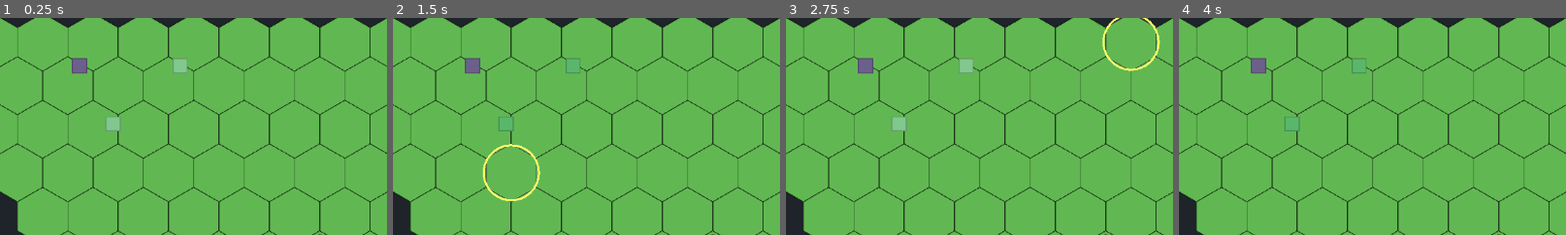
Above: before the commit, frames 1-4 (left to right).
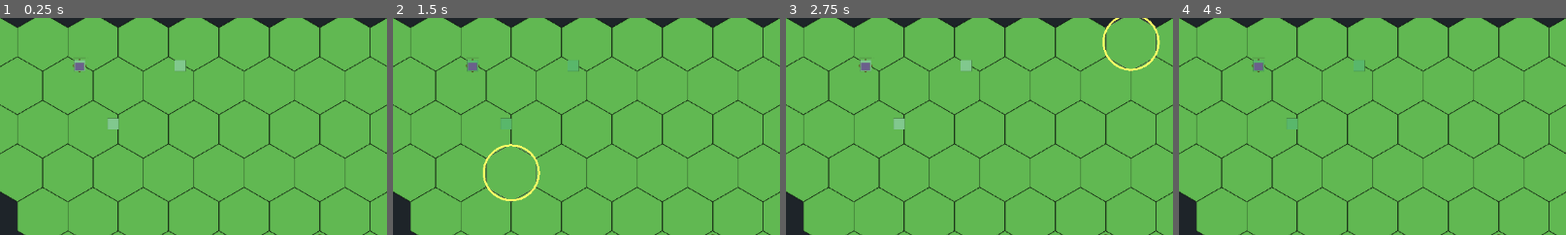
Above: after the commit, the same moments.

Repository: Joesalmon1985/logistics-rts-sim
Game: Godot game, scene res://client/scenes/economy_spectator_bot_demo.tscn
Same seed, same stepped clock (60 frames per second), same inputs: the game is played once before the commit and once after it. The project has no main scene, so this scene is started directly.
Inputs (mouse positions are % of the whole screen's width and height, from its top left):
- Up to frame 1 (0.25 s): no input
- Up to frame 2 (1.5 s): move the mouse to (60, 83) at 0.52 s; click (60, 83) at 0.67 s; move the mouse to (30, 55) at 1.27 s; click (30, 55) at 1.42 s
- Up to frame 3 (2.75 s): move the mouse to (60, 28) at 2.02 s; click (60, 28) at 2.17 s
- Up to frame 4 (4 s): move the mouse to (45, 70) at 2.77 s; click (45, 70) at 2.92 s; move the mouse to (80, 65) at 3.52 s; click (80, 65) at 3.67 s
The pictures show only the part of the screen within x 14-64%, y 23-73%; the shares and areas given below are measured in that part.

The runs differ from the first frame. In frame 1, 0.5% of the frame differs, in the area x 18-49%, y 18-53%; in frame 2, 0.4%; in frame 3, 0.5%; in frame 4, 0.4%.

Commit message:
feat: extend mock economy sprite atlas states
Upgrade to 32×32 frames with 21-animation contract including
carrying, ware types, and construction progress stages.

Co-authored-by: Cursor <cursoragent@cursor.com>

Diff:
--- a/godot_project/client/art/mock_economy_sprites.json
+++ b/godot_project/client/art/mock_economy_sprites.json
@@ -37,6 +37,16 @@
 			],
 			"loop": true
 		},
+		"carrier_carrying_loop": {
+			"fps": 8,
+			"frames": [
+				"carrier_carrying_loop_0",
+				"carrier_carrying_loop_1",
+				"carrier_carrying_loop_2",
+				"carrier_carrying_loop_3"
+			],
+			"loop": true
+		},
 		"carrier_idle": {
 			"fps": 8,
 			"frames": [
@@ -72,6 +82,30 @@
 			],
 			"loop": true
 		},
+		"construction_progress_25": {
+			"fps": 8,
+			"frames": [
+				"construction_progress_25_0",
+				"construction_progress_25_1"
+			],
+			"loop": true
+		},
+		"construction_progress_50": {
+			"fps": 8,
+			"frames": [
+				"construction_progress_50_0",
+				"construction_progress_50_1"
+			],
+			"loop": true
+		},
+		"construction_progress_75": {
+			"fps": 8,
+			"frames": [
+				"construction_progress_75_0",
+				"construction_progress_75_1"
+			],
+			"loop": true
+		},
 		"construction_progress_loop": {
 			"fps": 8,
 			"frames": [
@@ -129,6 +163,26 @@
 			],
 			"loop": true
 		},
+		"ware_plank_move_loop": {
+			"fps": 8,
+			"frames": [
+				"ware_plank_move_loop_0",
+				"ware_plank_move_loop_1",
+				"ware_plank_move_loop_2",
+				"ware_plank_move_loop_3"
+			],
+			"loop": true
+		},
+		"ware_stone_move_loop": {
+			"fps": 8,
+			"frames": [
+				"ware_stone_move_loop_0",
+				"ware_stone_move_loop_1",
+				"ware_stone_move_loop_2",
+				"ware_stone_move_loop_3"
+			],
+			"loop": true
+		},
 		"warning_blocked_loop": {
 			"fps": 8,
 			"frames": [
@@ -141,303 +195,411 @@
 		}
 	},
 	"frame_size": [
-		16,
-		16
+		32,
+		32
 	],
 	"frames": {
 		"building_activity_pulse_0": {
-			"h": 16,
-			"w": 16,
-			"x": 64,
-			"y": 48
+			"h": 32,
+			"w": 32,
+			"x": 0,
+			"y": 160
 		},
 		"building_activity_pulse_1": {
-			"h": 16,
-			"w": 16,
-			"x": 80,
-			"y": 48
+			"h": 32,
+			"w": 32,
+			"x": 32,
+			"y": 160
 		},
 		"building_activity_pulse_2": {
-			"h": 16,
-			"w": 16,
-			"x": 96,
-			"y": 48
+			"h": 32,
+			"w": 32,
+			"x": 64,
+			"y": 160
 		},
 		"building_blocked_loop_0": {
-			"h": 16,
-			"w": 16,
-			"x": 0,
-			"y": 48
+			"h": 32,
+			"w": 32,
+			"x": 128,
+			"y": 128
 		},
 		"building_blocked_loop_1": {
-			"h": 16,
-			"w": 16,
-			"x": 16,
-			"y": 48
+			"h": 32,
+			"w": 32,
+			"x": 160,
+			"y": 128
 		},
 		"building_blocked_loop_2": {
-			"h": 16,
-			"w": 16,
-			"x": 32,
-			"y": 48
+			"h": 32,
+			"w": 32,
+			"x": 192,
+			"y": 128
 		},
 		"building_blocked_loop_3": {
-			"h": 16,
-			"w": 16,
-			"x": 48,
-			"y": 48
+			"h": 32,
+			"w": 32,
+			"x": 224,
+			"y": 128
 		},
 		"building_idle_0": {
-			"h": 16,
-			"w": 16,
-			"x": 32,
-			"y": 32
+			"h": 32,
+			"w": 32,
+			"x": 192,
+			"y": 96
 		},
 		"building_idle_1": {
-			"h": 16,
-			"w": 16,
-			"x": 48,
-			"y": 32
+			"h": 32,
+			"w": 32,
+			"x": 224,
+			"y": 96
 		},
 		"building_working_loop_0": {
-			"h": 16,
-			"w": 16,
-			"x": 64,
-			"y": 32
+			"h": 32,
+			"w": 32,
+			"x": 0,
+			"y": 128
 		},
 		"building_working_loop_1": {
-			"h": 16,
-			"w": 16,
-			"x": 80,
-			"y": 32
+			"h": 32,
+			"w": 32,
+			"x": 32,
+			"y": 128
 		},
 		"building_working_loop_2": {
-			"h": 16,
-			"w": 16,
-			"x": 96,
-			"y": 32
+			"h": 32,
+			"w": 32,
+			"x": 64,
+			"y": 128
 		},
 		"building_working_loop_3": {
-			"h": 16,
-			"w": 16,
-			"x": 112,
+			"h": 32,
+			"w": 32,
+			"x": 96,
+			"y": 128
+		},
+		"carrier_carrying_loop_0": {
+			"h": 32,
+			"w": 32,
+			"x": 192,
+			"y": 0
+		},
+		"carrier_carrying_loop_1": {
+			"h": 32,
+			"w": 32,
+			"x": 224,
+			"y": 0
+		},
+		"carrier_carrying_loop_2": {
+			"h": 32,
+			"w": 32,
+			"x": 0,
+			"y": 32
+		},
+		"carrier_carrying_loop_3": {
+			"h": 32,
+			"w": 32,
+			"x": 32,
 			"y": 32
 		},
 		"carrier_idle_0": {
-			"h": 16,
-			"w": 16,
+			"h": 32,
+			"w": 32,
 			"x": 0,
 			"y": 0
 		},
 		"carrier_idle_1": {
-			"h": 16,
-			"w": 16,
-			"x": 16,
+			"h": 32,
+			"w": 32,
+			"x": 32,
 			"y": 0
 		},
 		"carrier_move_loop_0": {
-			"h": 16,
-			"w": 16,
-			"x": 32,
+			"h": 32,
+			"w": 32,
+			"x": 64,
 			"y": 0
 		},
 		"carrier_move_loop_1": {
-			"h": 16,
-			"w": 16,
-			"x": 48,
+			"h": 32,
+			"w": 32,
+			"x": 96,
 			"y": 0
 		},
 		"carrier_move_loop_2": {
-			"h": 16,
-			"w": 16,
-			"x": 64,
+			"h": 32,
+			"w": 32,
+			"x": 128,
 			"y": 0
 		},
 		"carrier_move_loop_3": {
-			"h": 16,
-			"w": 16,
-			"x": 80,
+			"h": 32,
+			"w": 32,
+			"x": 160,
 			"y": 0
 		},
 		"construction_complete_pulse_0": {
-			"h": 16,
-			"w": 16,
-			"x": 80,
-			"y": 64
+			"h": 32,
+			"w": 32,
+			"x": 224,
+			"y": 192
 		},
 		"construction_complete_pulse_1": {
-			"h": 16,
-			"w": 16,
-			"x": 96,
-			"y": 64
+			"h": 32,
+			"w": 32,
+			"x": 0,
+			"y": 224
 		},
 		"construction_complete_pulse_2": {
-			"h": 16,
-			"w": 16,
-			"x": 112,
-			"y": 64
+			"h": 32,
+			"w": 32,
+			"x": 32,
+			"y": 224
 		},
 		"construction_idle_0": {
-			"h": 16,
-			"w": 16,
-			"x": 112,
-			"y": 48
+			"h": 32,
+			"w": 32,
+			"x": 96,
+			"y": 160
 		},
 		"construction_idle_1": {
-			"h": 16,
-			"w": 16,
-			"x": 0,
-			"y": 64
+			"h": 32,
+			"w": 32,
+			"x": 128,
+			"y": 160
+		},
+		"construction_progress_25_0": {
+			"h": 32,
+			"w": 32,
+			"x": 160,
+			"y": 160
+		},
+		"construction_progress_25_1": {
+			"h": 32,
+			"w": 32,
+			"x": 192,
+			"y": 160
+		},
+		"construction_progress_50_0": {
+			"h": 32,
+			"w": 32,
+			"x": 224,
+			"y": 160
+		},
+		"construction_progress_50_1": {
+			"h": 32,
+			"w": 32,
+			"x": 0,
+			"y": 192
+		},
+		"construction_progress_75_0": {
+			"h": 32,
+			"w": 32,
+			"x": 32,
+			"y": 192
+		},
+		"construction_progress_75_1": {
+			"h": 32,
+			"w": 32,
+			"x": 64,
+			"y": 192
 		},
 		"construction_progress_loop_0": {
-			"h": 16,
-			"w": 16,
-			"x": 16,
-			"y": 64
+			"h": 32,
+			"w": 32,
+			"x": 96,
+			"y": 192
 		},
 		"construction_progress_loop_1": {
-			"h": 16,
-			"w": 16,
-			"x": 32,
-			"y": 64
+			"h": 32,
+			"w": 32,
+			"x": 128,
+			"y": 192
 		},
 		"construction_progress_loop_2": {
-			"h": 16,
-			"w": 16,
-			"x": 48,
-			"y": 64
+			"h": 32,
+			"w": 32,
+			"x": 160,
+			"y": 192
 		},
 		"construction_progress_loop_3": {
-			"h": 16,
-			"w": 16,
-			"x": 64,
-			"y": 64
+			"h": 32,
+			"w": 32,
+			"x": 192,
+			"y": 192
 		},
 		"road_flow_loop_0": {
-			"h": 16,
-			"w": 16,
-			"x": 96,
-			"y": 16
+			"h": 32,
+			"w": 32,
+			"x": 64,
+			"y": 96
 		},
 		"road_flow_loop_1": {
-			"h": 16,
-			"w": 16,
-			"x": 112,
-			"y": 16
+			"h": 32,
+			"w": 32,
+			"x": 96,
+			"y": 96
 		},
 		"road_flow_loop_2": {
-			"h": 16,
-			"w": 16,
-			"x": 0,
-			"y": 32
+			"h": 32,
+			"w": 32,
+			"x": 128,
+			"y": 96
 		},
 		"road_flow_loop_3": {
-			"h": 16,
-			"w": 16,
-			"x": 16,
-			"y": 32
+			"h": 32,
+			"w": 32,
+			"x": 160,
+			"y": 96
 		},
 		"storage_activity_pulse_0": {
-			"h": 16,
-			"w": 16,
-			"x": 32,
-			"y": 80
+			"h": 32,
+			"w": 32,
+			"x": 128,
+			"y": 224
 		},
 		"storage_activity_pulse_1": {
-			"h": 16,
-			"w": 16,
-			"x": 48,
-			"y": 80
+			"h": 32,
+			"w": 32,
+			"x": 160,
+			"y": 224
 		},
 		"storage_activity_pulse_2": {
-			"h": 16,
-			"w": 16,
-			"x": 64,
-			"y": 80
+			"h": 32,
+			"w": 32,
+			"x": 192,
+			"y": 224
 		},
 		"storage_idle_0": {
-			"h": 16,
-			"w": 16,
-			"x": 0,
-			"y": 80
+			"h": 32,
+			"w": 32,
+			"x": 64,
+			"y": 224
 		},
 		"storage_idle_1": {
-			"h": 16,
-			"w": 16,
-			"x": 16,
-			"y": 80
+			"h": 32,
+			"w": 32,
+			"x": 96,
+			"y": 224
 		},
 		"ware_generic_move_loop_0": {
-			"h": 16,
-			"w": 16,
-			"x": 32,
-			"y": 16
+			"h": 32,
+			"w": 32,
+			"x": 192,
+			"y": 64
 		},
 		"ware_generic_move_loop_1": {
-			"h": 16,
-			"w": 16,
-			"x": 48,
-			"y": 16
+			"h": 32,
+			"w": 32,
+			"x": 224,
+			"y": 64
 		},
 		"ware_generic_move_loop_2": {
-			"h": 16,
-			"w": 16,
-			"x": 64,
-			"y": 16
+			"h": 32,
+			"w": 32,
+			"x": 0,
+			"y": 96
 		},
 		"ware_generic_move_loop_3": {
-			"h": 16,
-			"w": 16,
-			"x": 80,
-			"y": 16
+			"h": 32,
+			"w": 32,
+			"x": 32,
+			"y": 96
 		},
 		"ware_log_move_loop_0": {
-			"h": 16,
-			"w": 16,
-			"x": 96,
-			"y": 0
+			"h": 32,
+			"w": 32,
+			"x": 64,
+			"y": 32
 		},
 		"ware_log_move_loop_1": {
-			"h": 16,
-			"w": 16,
-			"x": 112,
-			"y": 0
+			"h": 32,
+			"w": 32,
+			"x": 96,
+			"y": 32
 		},
 		"ware_log_move_loop_2": {
-			"h": 16,
-			"w": 16,
-			"x": 0,
-			"y": 16
+			"h": 32,
+			"w": 32,
+			"x": 128,
+			"y": 32
 		},
 		"ware_log_move_loop_3": {
-			"h": 16,
-			"w": 16,
-			"x": 16,
-			"y": 16
+			"h": 32,
+			"w": 32,
+			"x": 160,
+			"y": 32
+		},
+		"ware_plank_move_loop_0": {
+			"h": 32,
+			"w": 32,
+			"x": 192,
+			"y": 32
+		},
+		"ware_plank_move_loop_1": {
+			"h": 32,
+			"w": 32,
+			"x": 224,
+			"y": 32
+		},
+		"ware_plank_move_loop_2": {
+			"h": 32,
+			"w": 32,
+			"x": 0,
+			"y": 64
+		},
+		"ware_plank_move_loop_3": {
+			"h": 32,
+			"w": 32,
+			"x": 32,
+			"y": 64
+		},
+		"ware_stone_move_loop_0": {
+			"h": 32,
+			"w": 32,
+			"x": 64,
+			"y": 64
+		},
+		"ware_stone_move_loop_1": {
+			"h": 32,
+			"w": 32,
+			"x": 96,
+			"y": 64
+		},
+		"ware_stone_move_loop_2": {
+			"h": 32,
+			"w": 32,
+			"x": 128,
+			"y": 64
+		},
+		"ware_stone_move_loop_3": {
+			"h": 32,
+			"w": 32,
+			"x": 160,
+			"y": 64
 		},
 		"warning_blocked_loop_0": {
-			"h": 16,
-			"w": 16,
-			"x": 80,
-			"y": 80
+			"h": 32,
+			"w": 32,
+			"x": 224,
+			"y": 224
 		},
 		"warning_blocked_loop_1": {
-			"h": 16,
-			"w": 16,
-			"x": 96,
-			"y": 80
+			"h": 32,
+			"w": 32,
+			"x": 0,
+			"y": 256
 		},
 		"warning_blocked_loop_2": {
-			"h": 16,
-			"w": 16,
-			"x": 112,
-			"y": 80
+			"h": 32,
+			"w": 32,
+			"x": 32,
+			"y": 256
 		},
 		"warning_blocked_loop_3": {
-			"h": 16,
-			"w": 16,
-			"x": 0,
-			"y": 96
+			"h": 32,
+			"w": 32,
+			"x": 64,
+			"y": 256
 		}
 	},
 	"texture": "mock_economy_sprites.png"
--- a/godot_project/client/tools/generate_mock_economy_atlas.gd
+++ b/godot_project/client/tools/generate_mock_economy_atlas.gd
@@ -1,27 +1,33 @@
 extends SceneTree
 
-## Generates placeholder mock economy spritesheet PNG + JSON (RUN_05C).
+## Generates placeholder mock economy spritesheet PNG + JSON (RUN_05C.2).
 
-const FRAME_W: int = 16
-const FRAME_H: int = 16
+const FRAME_W: int = 32
+const FRAME_H: int = 32
 const OUTPUT_DIR: String = "res://client/art"
 
 const ANIMATIONS: Dictionary = {
-	"carrier_idle": {"count": 2, "base": Color(0.55, 0.35, 0.15), "delta": 0.08},
-	"carrier_move_loop": {"count": 4, "base": Color(0.95, 0.65, 0.1), "delta": 0.12},
-	"ware_log_move_loop": {"count": 4, "base": Color(0.55, 0.32, 0.12), "delta": 0.1},
-	"ware_generic_move_loop": {"count": 4, "base": Color(0.72, 0.52, 0.28), "delta": 0.1},
-	"road_flow_loop": {"count": 4, "base": Color(0.95, 0.72, 0.1), "delta": 0.15},
-	"building_idle": {"count": 2, "base": Color(0.45, 0.45, 0.5), "delta": 0.05},
-	"building_working_loop": {"count": 4, "base": Color(0.35, 0.72, 0.42), "delta": 0.12},
-	"building_blocked_loop": {"count": 4, "base": Color(0.55, 0.25, 0.25), "delta": 0.08},
-	"building_activity_pulse": {"count": 3, "base": Color(0.4, 0.85, 0.45), "delta": 0.2},
-	"construction_idle": {"count": 2, "base": Color(0.5, 0.48, 0.42), "delta": 0.06},
-	"construction_progress_loop": {"count": 4, "base": Color(0.62, 0.58, 0.45), "delta": 0.14},
-	"construction_complete_pulse": {"count": 3, "base": Color(0.85, 0.75, 0.2), "delta": 0.18},
-	"storage_idle": {"count": 2, "base": Color(0.42, 0.38, 0.55), "delta": 0.06},
-	"storage_activity_pulse": {"count": 3, "base": Color(0.55, 0.45, 0.85), "delta": 0.16},
-	"warning_blocked_loop": {"count": 4, "base": Color(0.9, 0.35, 0.2), "delta": 0.1},
+	"carrier_idle": {"count": 2, "base": Color(0.55, 0.35, 0.15), "delta": 0.08, "style": "diamond"},
+	"carrier_move_loop": {"count": 4, "base": Color(0.95, 0.65, 0.1), "delta": 0.12, "style": "diamond"},
+	"carrier_carrying_loop": {"count": 4, "base": Color(0.85, 0.5, 0.15), "delta": 0.1, "style": "diamond_box"},
+	"ware_log_move_loop": {"count": 4, "base": Color(0.45, 0.28, 0.1), "delta": 0.1, "style": "log"},
+	"ware_plank_move_loop": {"count": 4, "base": Color(0.72, 0.55, 0.32), "delta": 0.1, "style": "plank"},
+	"ware_stone_move_loop": {"count": 4, "base": Color(0.55, 0.55, 0.58), "delta": 0.08, "style": "stone"},
+	"ware_generic_move_loop": {"count": 4, "base": Color(0.72, 0.52, 0.28), "delta": 0.1, "style": "box"},
+	"road_flow_loop": {"count": 4, "base": Color(0.95, 0.72, 0.1), "delta": 0.15, "style": "stripe_h"},
+	"building_idle": {"count": 2, "base": Color(0.45, 0.45, 0.5), "delta": 0.05, "style": "square"},
+	"building_working_loop": {"count": 4, "base": Color(0.35, 0.72, 0.42), "delta": 0.12, "style": "square_pulse"},
+	"building_blocked_loop": {"count": 4, "base": Color(0.55, 0.25, 0.25), "delta": 0.08, "style": "square_x"},
+	"building_activity_pulse": {"count": 3, "base": Color(0.4, 0.85, 0.45), "delta": 0.2, "style": "square_flash"},
+	"construction_idle": {"count": 2, "base": Color(0.5, 0.48, 0.42), "delta": 0.06, "style": "scaffold"},
+	"construction_progress_25": {"count": 2, "base": Color(0.55, 0.52, 0.4), "delta": 0.08, "style": "scaffold_25"},
+	"construction_progress_50": {"count": 2, "base": Color(0.6, 0.56, 0.42), "delta": 0.1, "style": "scaffold_50"},
+	"construction_progress_75": {"count": 2, "base": Color(0.65, 0.6, 0.45), "delta": 0.12, "style": "scaffold_75"},
+	"construction_progress_loop": {"count": 4, "base": Color(0.62, 0.58, 0.45), "delta": 0.14, "style": "scaffold"},
+	"construction_complete_pulse": {"count": 3, "base": Color(0.85, 0.75, 0.2), "delta": 0.18, "style": "flash"},
+	"storage_idle": {"count": 2, "base": Color(0.42, 0.38, 0.55), "delta": 0.06, "style": "crate"},
+	"storage_activity_pulse": {"count": 3, "base": Color(0.55, 0.45, 0.85), "delta": 0.16, "style": "crate_flash"},
+	"warning_blocked_loop": {"count": 4, "base": Color(0.9, 0.35, 0.2), "delta": 0.1, "style": "warning"},
 }
 
 
@@ -82,8 +88,10 @@
 		var meta: Dictionary = frames_meta[frame_id]
 		var spec: Dictionary = meta.get("spec", {})
 		var base: Color = spec.get("base", Color.GRAY)
-		var delta: float = float(spec.get("index", meta.get("index", 0))) * float(spec.get("delta", 0.1))
-		_paint_frame(image, x, y, base.lightened(delta))
+		var frame_index: int = int(meta.get("index", 0))
+		var delta: float = float(frame_index) * float(spec.get("delta", 0.1))
+		var style: String = str(spec.get("style", "square"))
+		_paint_frame(image, x, y, base.lightened(delta), style, frame_index)
 
 	var global_dir: String = ProjectSettings.globalize_path(OUTPUT_DIR)
 	DirAccess.make_dir_recursive_absolute(global_dir)
@@ -107,11 +115,62 @@
 	return {"ok": true, "path": png_global}
 
 
-static func _paint_frame(image: Image, x: int, y: int, color: Color) -> void:
+static func _paint_frame(image: Image, x: int, y: int, color: Color, style: String, frame_index: int) -> void:
 	for py in range(FRAME_H):
 		for px in range(FRAME_W):
-			var edge: bool = px == 0 or py == 0 or px == FRAME_W - 1 or py == FRAME_H - 1
+			var cx: float = float(px) / float(FRAME_W - 1)
+			var cy: float = float(py) / float(FRAME_H - 1)
+			var edge: bool = px <= 1 or py <= 1 or px >= FRAME_W - 2 or py >= FRAME_H - 2
 			var c: Color = color
-			if edge:
-				c = c.darkened(0.25)
-			image.set_pixel(x + px, y + py, c)
+			var alpha: float = 1.0
+			match style:
+				"diamond":
+					alpha = 1.0 if absf(cx - 0.5) + absf(cy - 0.5) < 0.42 + float(frame_index) * 0.02 else 0.0
+				"diamond_box":
+					alpha = 1.0 if absf(cx - 0.5) + absf(cy - 0.5) < 0.38 else 0.0
+					if px > 18 and py > 18:
+						c = c.darkened(0.2)
+				"log":
+					alpha = 1.0 if cy > 0.35 and cy < 0.65 and cx > 0.1 + float(frame_index) * 0.05 else 0.0
+				"plank":
+					alpha = 1.0 if cy > 0.3 and cy < 0.7 and fmod(px + frame_index * 4, 8) < 6 else 0.0
+				"stone":
+					alpha = 1.0 if (cx - 0.5) * (cx - 0.5) + (cy - 0.5) * (cy - 0.5) < 0.18 else 0.0
+				"box":
+					alpha = 1.0 if cx > 0.2 and cx < 0.8 and cy > 0.25 and cy < 0.75 else 0.0
+				"stripe_h":
+					alpha = 1.0 if int(py + frame_index * 3) % 8 < 4 else 0.0
+				"square", "square_pulse", "square_x", "square_flash":
+					alpha = 1.0 if cx > 0.15 and cx < 0.85 and cy > 0.15 and cy < 0.85 else 0.0
+					if style == "square_x" and absf(cx - cy) < 0.08:
+						c = Color.WHITE
+					if style == "square_flash" and frame_index == 1:
+						c = c.lightened(0.35)
+				"scaffold", "scaffold_25", "scaffold_50", "scaffold_75":
+					alpha = 1.0 if cx > 0.1 and cx < 0.9 else 0.0
+					var fill_h: float = 0.25
+					if style == "scaffold_25":
+						fill_h = 0.25
+					elif style == "scaffold_50":
+						fill_h = 0.5
+					elif style == "scaffold_75":
+						fill_h = 0.75
+					elif style == "scaffold":
+						fill_h = 0.35 + float(frame_index) * 0.1
+					if cy > 1.0 - fill_h:
+						c = c.lightened(0.1)
+				"crate", "crate_flash":
+					alpha = 1.0 if cx > 0.2 and cx < 0.8 and cy > 0.3 and cy < 0.8 else 0.0
+					if style == "crate_flash" and frame_index == 1:
+						c = c.lightened(0.3)
+				"flash":
+					alpha = 1.0 if (cx - 0.5) * (cx - 0.5) + (cy - 0.5) * (cy - 0.5) < 0.2 + float(frame_index) * 0.05 else 0.0
+				"warning":
+					alpha = 1.0 if cy < 0.55 - absf(cx - 0.5) * 0.8 or (cx > 0.42 and cx < 0.58 and cy > 0.55) else 0.0
+				_:
+					alpha = 1.0
+			if edge and alpha > 0.0:
+				c = c.darkened(0.3)
+			c.a = alpha
+			if alpha > 0.01:
+				image.set_pixel(x + px, y + py, c)
--- a/godot_project/client/ui/economy_sprite_layer.gd
+++ b/godot_project/client/ui/economy_sprite_layer.gd
@@ -10,9 +10,11 @@
 ]
 
 var _sprites: Dictionary = {}
+var _labels: Dictionary = {}
 var _sprite_frames: SpriteFrames = null
 var _map_viewport: MapViewport = null
 var active_count: int = 0
+var show_sprites: bool = true
 
 
 func setup(map_viewport: MapViewport) -> void:
@@ -26,6 +28,12 @@
 		return
 	var used_keys: Dictionary = {}
 	active_count = 0
+	if not show_sprites:
+		for key in _sprites.keys():
+			var sprite: AnimatedSprite2D = _sprites[key] as AnimatedSprite2D
+			if sprite != null:
+				sprite.visible = false
+		return
 	for key in states.keys():
 		var entry: Dictionary = states[key]
 		if typeof(entry) != TYPE_DICTIONARY:
@@ -37,7 +45,7 @@
 		if sprite == null:
 			sprite = AnimatedSprite2D.new()
 			sprite.centered = true
-			sprite.scale = Vector2(1.4, 1.4)
+			sprite.scale = Vector2(0.75, 0.75)
 			add_child(sprite)
 			_sprites[key] = sprite
 		sprite.sprite_frames = _sprite_frames
@@ -45,37 +53,80 @@
 			sprite.play(animation)
 		elif not sprite.is_playing():
 			sprite.play(animation)
-		var pos: Vector2 = _map_viewport.hex_center_pixel_float(
-			float(entry.get("q", 0)),
-			float(entry.get("r", 0)),
-		)
+		var pos: Vector2 = _position_for_entry(entry)
 		sprite.position = pos
 		sprite.visible = true
 		used_keys[key] = true
 		active_count += 1
+		_update_ware_label(key, entry, pos)
 		if animation in PULSE_ANIMATIONS:
-			_schedule_pulse_hide(key, sprite, 0.45)
+			_schedule_pulse_hide(key, 0.45)
 	for key in _sprites.keys():
 		if not used_keys.has(key):
 			var sprite: AnimatedSprite2D = _sprites[key] as AnimatedSprite2D
 			if sprite != null:
 				sprite.visible = false
+			var label: Label = _labels.get(key) as Label
+			if label != null:
+				label.visible = false
 
 
-func _schedule_pulse_hide(key: String, sprite: AnimatedSprite2D, duration: float) -> void:
+func _position_for_entry(entry: Dictionary) -> Vector2:
+	var q: float = float(entry.get("q", 0))
+	var r: float = float(entry.get("r", 0))
+	var source: Dictionary = entry.get("source", {}) if typeof(entry.get("source", {})) == TYPE_DICTIONARY else {}
+	var route_points: Array = source.get("route_points", [])
+	if route_points.size() >= 2:
+		var a: Dictionary = route_points[0]
+		var b: Dictionary = route_points[1]
+		var aq: float = float(a.get("q", q))
+		var ar: float = float(a.get("r", r))
+		var bq: float = float(b.get("q", q))
+		var br: float = float(b.get("r", r))
+		q = aq + (bq - aq) * 0.35
+		r = ar + (br - ar) * 0.35
+	return _map_viewport.hex_center_pixel_float(q, r)
+
+
+func _update_ware_label(key: String, entry: Dictionary, pos: Vector2) -> void:
+	var grounding: Dictionary = entry.get("grounding", {}) if typeof(entry.get("grounding", {})) == TYPE_DICTIONARY else {}
+	var ware: String = str(grounding.get("value", ""))
+	var anim: String = str(entry.get("animation", ""))
+	if not (anim.begins_with("ware_") or anim.begins_with("carrier_")) or ware == "":
+		var label_hide: Label = _labels.get(key) as Label
+		if label_hide != null:
+			label_hide.visible = false
+		return
+	var label: Label = _labels.get(key) as Label
+	if label == null:
+		label = Label.new()
+		label.add_theme_font_size_override("font_size", 9)
+		add_child(label)
+		_labels[key] = label
+	label.text = ware.substr(0, 1).to_upper()
+	label.position = pos + Vector2(8, -10)
+	label.visible = true
+
+
+func _schedule_pulse_hide(key: String, duration: float) -> void:
 	if not is_inside_tree():
 		return
 	var timer := get_tree().create_timer(duration)
-	timer.timeout.connect(_on_pulse_hide_timeout.bind(key, sprite), CONNECT_ONE_SHOT)
+	timer.timeout.connect(_on_pulse_hide_timeout.bind(key), CONNECT_ONE_SHOT)
 
 
-func _on_pulse_hide_timeout(key: String, sprite: AnimatedSprite2D) -> void:
+func _on_pulse_hide_timeout(key: String) -> void:
 	if not is_instance_valid(self):
 		return
+	var sprite: AnimatedSprite2D = _sprites.get(key) as AnimatedSprite2D
 	if is_instance_valid(sprite):
 		sprite.visible = false
 		sprite.queue_free()
 	_sprites.erase(key)
+	var label: Label = _labels.get(key) as Label
+	if is_instance_valid(label):
+		label.queue_free()
+	_labels.erase(key)
 
 
 func clear_all() -> void:
@@ -83,5 +134,10 @@
 		var sprite: AnimatedSprite2D = _sprites[key] as AnimatedSprite2D
 		if sprite != null:
 			sprite.queue_free()
+	for key in _labels.keys():
+		var label: Label = _labels.get(key) as Label
+		if label != null:
+			label.queue_free()
 	_sprites.clear()
+	_labels.clear()
 	active_count = 0
--- a/godot_project/sim/tests/viewer/test_vis_spectator_003_mock_atlas_loads.gd
+++ b/godot_project/sim/tests/viewer/test_vis_spectator_003_mock_atlas_loads.gd
@@ -1,6 +1,31 @@
 extends TestCase
 
-## VIS-SPECTATOR-003 — mock economy atlas loads named animations.
+## VIS-SPECTATOR-003 — mock economy atlas loads all 21 required animation names.
+
+
+const REQUIRED_ANIMATIONS: Array[String] = [
+	"carrier_idle",
+	"carrier_move_loop",
+	"carrier_carrying_loop",
+	"ware_log_move_loop",
+	"ware_plank_move_loop",
+	"ware_stone_move_loop",
+	"ware_generic_move_loop",
+	"road_flow_loop",
+	"building_idle",
+	"building_working_loop",
+	"building_blocked_loop",
+	"building_activity_pulse",
+	"construction_idle",
+	"construction_progress_25",
+	"construction_progress_50",
+	"construction_progress_75",
+	"construction_progress_loop",
+	"construction_complete_pulse",
+	"storage_idle",
+	"storage_activity_pulse",
+	"warning_blocked_loop",
+]
 
 
 func get_name() -> String:
@@ -9,33 +34,17 @@
 
 func _run_body() -> void:
 	var names: PackedStringArray = MockEconomyAtlas.animation_names()
-	assert_true(names.size() >= 15, "expected at least 15 named animations (got %d)" % names.size())
-	var required: Array[String] = [
-		"carrier_idle",
-		"carrier_move_loop",
-		"ware_log_move_loop",
-		"ware_generic_move_loop",
-		"road_flow_loop",
-		"building_idle",
-		"building_working_loop",
-		"building_blocked_loop",
-		"construction_idle",
-		"construction_progress_loop",
-		"construction_complete_pulse",
-		"storage_idle",
-		"storage_activity_pulse",
-		"warning_blocked_loop",
-	]
-	for anim_name in required:
+	assert_true(names.size() >= REQUIRED_ANIMATIONS.size(), "expected at least %d animations (got %d)" % [REQUIRED_ANIMATIONS.size(), names.size()])
+	for anim_name in REQUIRED_ANIMATIONS:
 		assert_true(MockEconomyAtlas.has_animation(anim_name), "missing animation %s" % anim_name)
 	var sprite_frames: SpriteFrames = MockEconomyAtlas.get_sprite_frames()
 	assert_true(sprite_frames != null, "sprite frames null")
-	for anim_name in required:
+	for anim_name in REQUIRED_ANIMATIONS:
 		var anim_id: StringName = StringName(anim_name)
 		assert_true(sprite_frames.has_animation(anim_id), "sprite_frames missing %s" % anim_name)
 		assert_true(sprite_frames.get_frame_count(anim_id) >= 1, "animation %s has no frames" % anim_name)
-	var sprite := AnimatedSprite2D.new()
-	sprite.sprite_frames = sprite_frames
-	sprite.animation = StringName("carrier_move_loop")
-	sprite.frame = 0
-	assert_eq(str(sprite.animation), "carrier_move_loop", "animated sprite animation name")
+		var sprite := AnimatedSprite2D.new()
+		sprite.sprite_frames = sprite_frames
+		sprite.animation = anim_id
+		sprite.frame = 0
+		assert_eq(str(sprite.animation), anim_name, "animated sprite animation name for %s" % anim_name)
Binary file changed: godot_project/client/art/mock_economy_sprites.png
